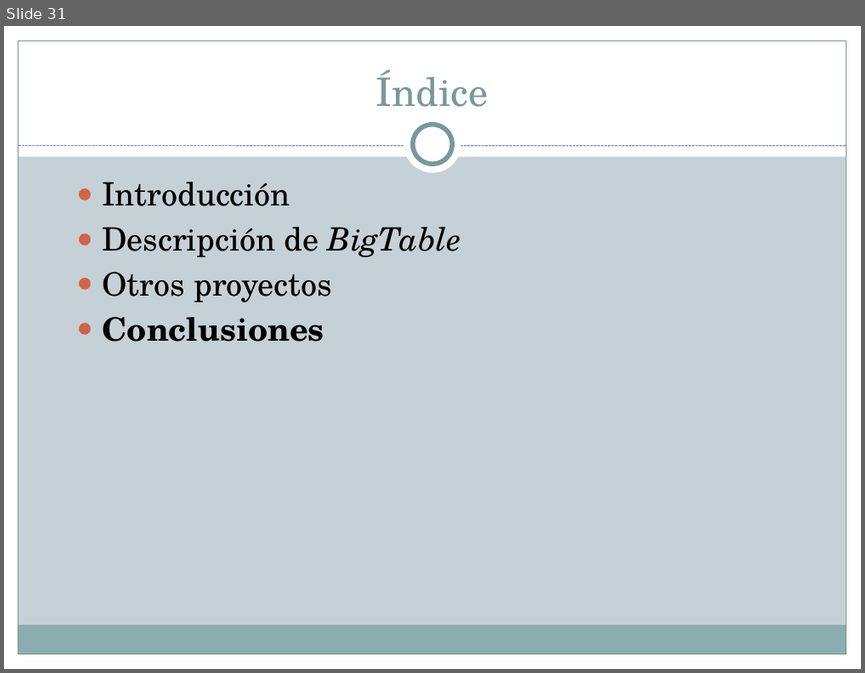
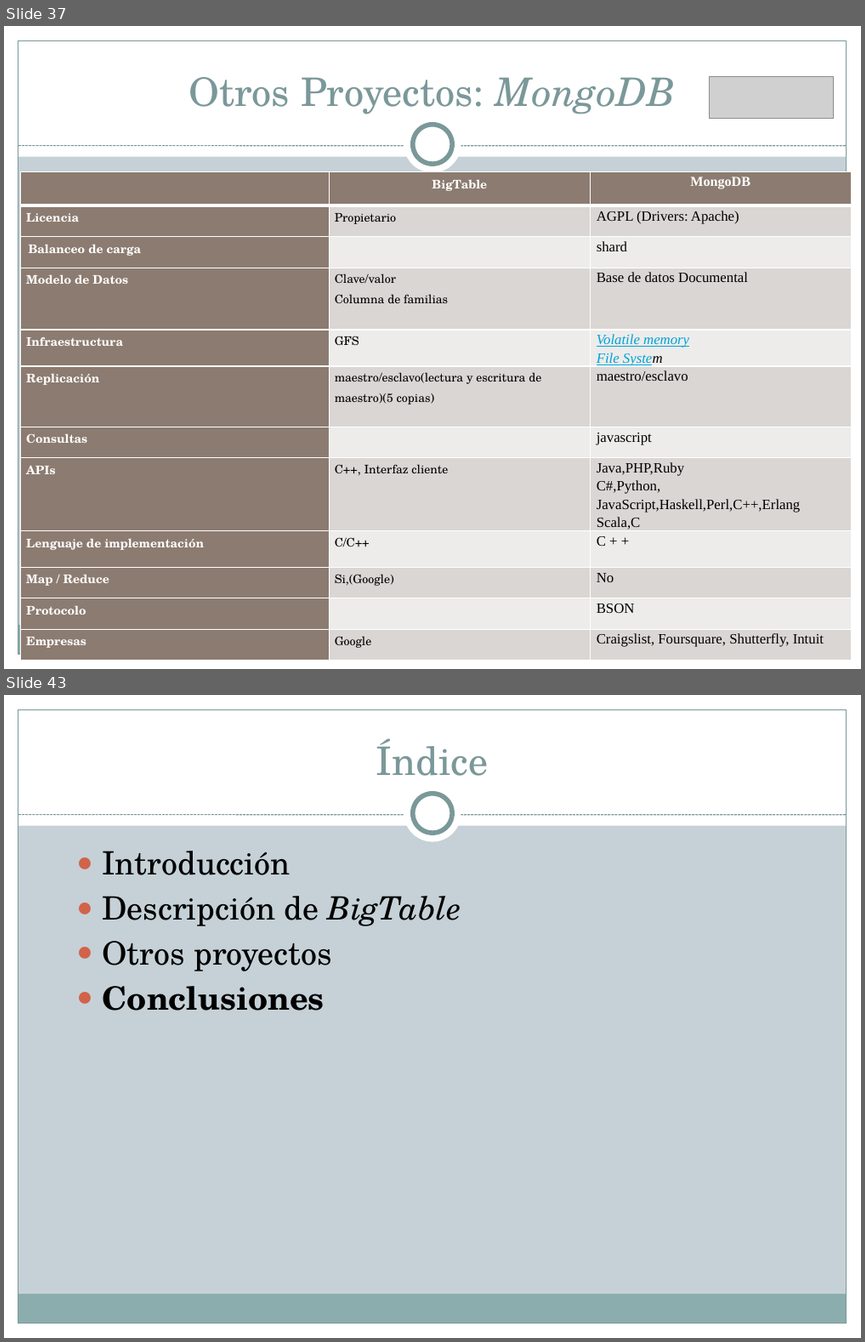
Before and after one commit to Transistores-de-silicio/Trabajo-MABD, a slide deck: BigTable - copia para Carlitos.pptx. Shown one above the other, each under a label of ours: slide 31 before the commit, slides 37 and 43 after it; the slides between them are not shown. The pictures are 865x673 and 865x1342 pixels, drawn with LibreOffice and Linux fonts; fonts in the diff are those of the drawing; grey boxes stand for pictures. Boxes give left, top, right and bottom in pixels: in the first picture for what was removed or moved away, otherwise in the second. Text is boxed around its words. In the diff, an @@ line names an element or a change of style, - is before the commit and + after.

```diff
--- a/BigTable - copia para Carlitos.pptx
+++ b/BigTable - copia para Carlitos.pptx
@@ slide 37 added at <box>4,26,861,669</box>, background #C5D1D7; not listed: 9 template elements that a slide beside it also shows @@
@@ picture added at <box>710,76,834,118</box> @@
@@ title added at <box>188,77,676,114</box>, 33 pt, text #7C999A @@
+Otros Proyectos: MongoDB
@@ table added at <box>21,171,851,667</box>, 12 rows, 3 columns @@
+ | BigTable | MongoDB
+Licencia | Propietario | AGPL (Drivers: Apache)
+Balanceo de carga |  | shard
+Modelo de Datos | Clave/valor / Columna de familias | Base de datos Documental
+Infraestructura | GFS | Volatile memory / File System
+Replicación | maestro/esclavo(lectura y escritura de maestro)(5 copias) | maestro/esclavo
+Consultas |  | javascript
+APIs | C++, Interfaz cliente | Java,PHP,Ruby / C#,Python, / JavaScript,Haskell,Perl,C++,Erlang / Scala,C
+Lenguaje de implementación | C/C++ | C + +
+Map / Reduce | Si,(Google) | No
+Protocolo |  | BSON
+Empresas | Google | Craigslist, Foursquare, Shutterfly, Intuit
@@ what was slide 31 is now slide 43 @@
```
Also in this commit, not shown: 13 slides changed, 11 other slides added, 1 other file.
